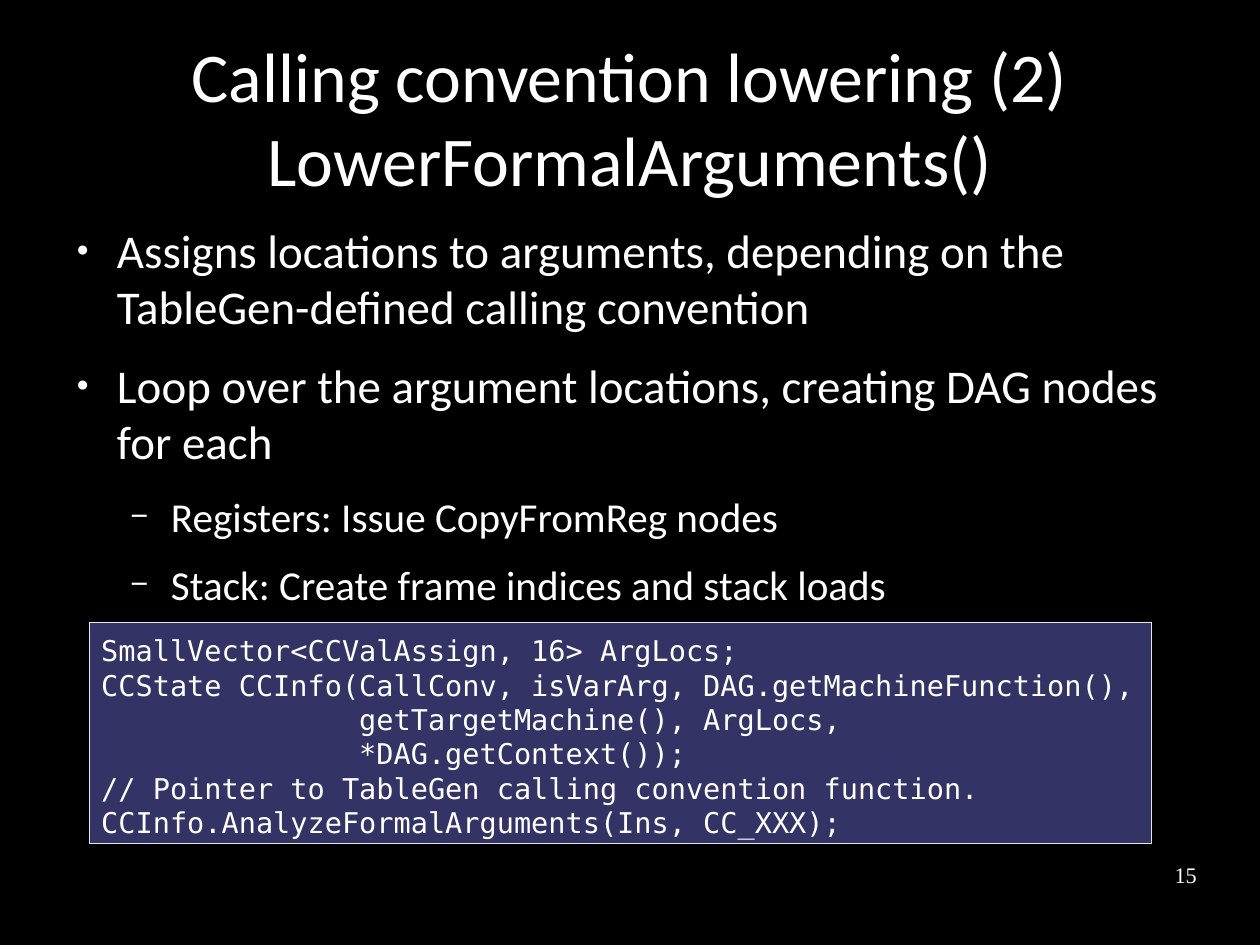
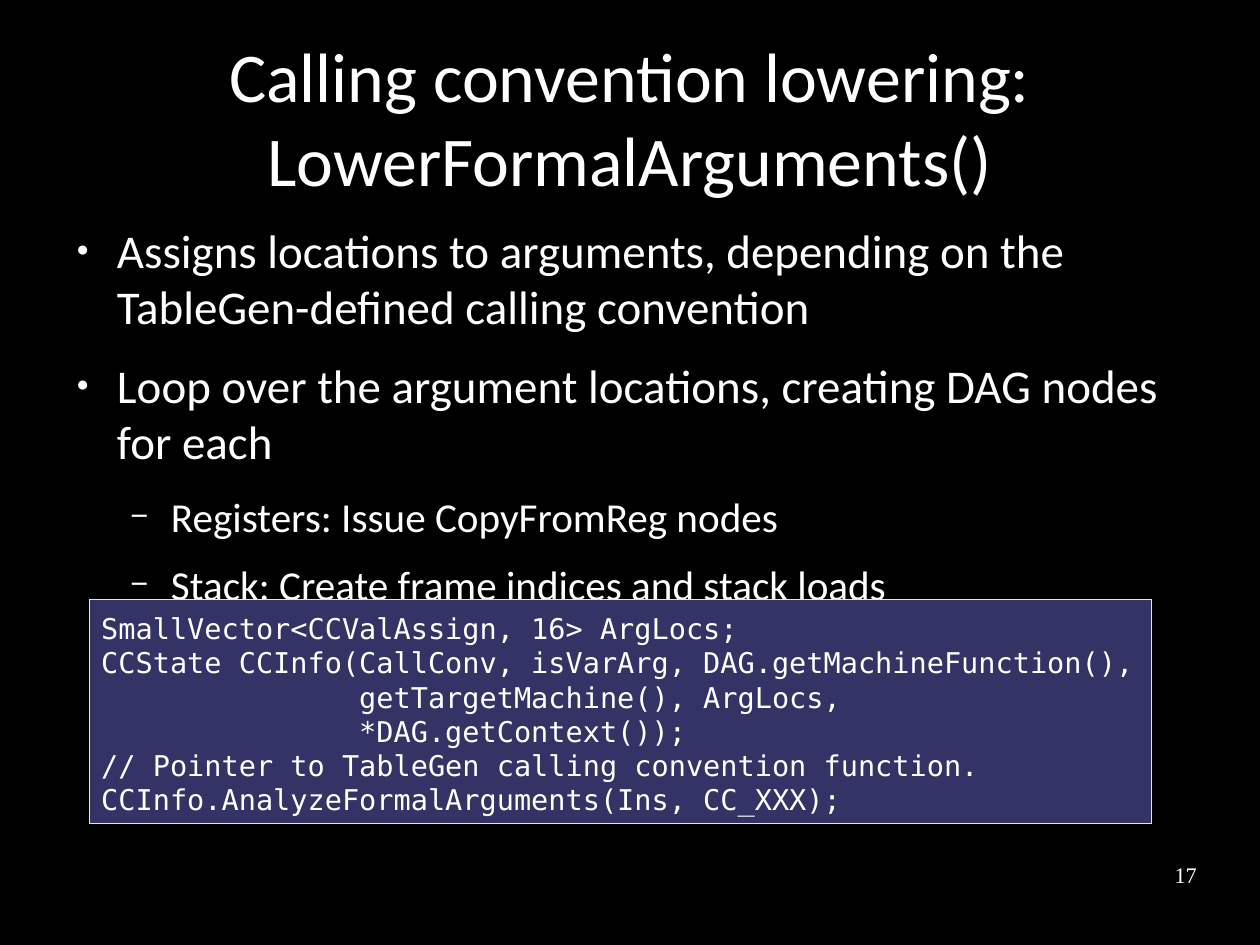
Before and after one commit to frasercrmck/llvm-leg, a slide deck: slide 17 of docs/Codeplay/Slides.odp (slide 15 before the commit). Drawn at 1260x945 pixels with LibreOffice and Linux fonts; fonts in the diff are those of the drawing. Boxes give left, top, right and bottom in pixels: in the first picture for what was removed or moved away, otherwise in the second. Text is boxed around its words. In the diff, an @@ line names an element or a change of style, - is before the commit and + after.

```diff
--- a/docs/Codeplay/Slides.odp
+++ b/docs/Codeplay/Slides.odp
@@ title at (x1=229, y1=53, x2=1029, y2=198): text changed @@
-Calling convention lowering (2) LowerFormalArguments()
+Calling convention lowering: LowerFormalArguments()
@@ rectangle "SmallVector<CCValAssign, 16> ArgLocs;" moved from (x1=90, y1=622, x2=1153, y2=844) to (x1=90, y1=600, x2=1153, y2=824) @@
@@ page number at (x1=1175, y1=868, x2=1197, y2=883): text changed @@
-15
+17
```
Also in this commit, not shown: 33 other slides changed, 4 slides added, 1 slide removed.
